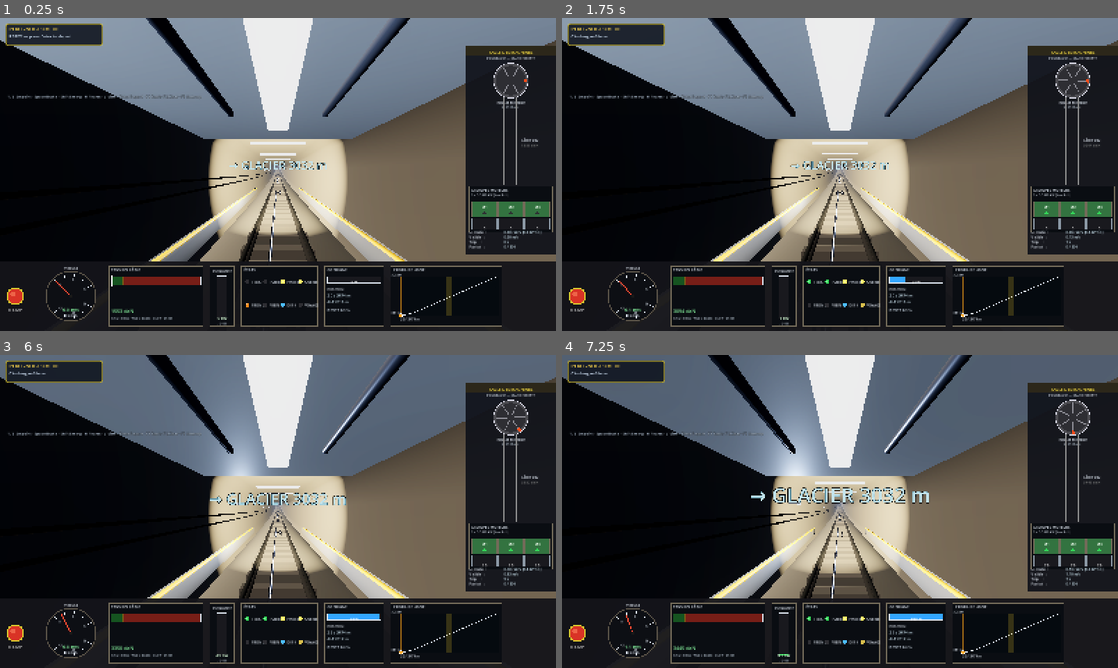
Above: before the commit, frames 1-4 (two rows, left to right).
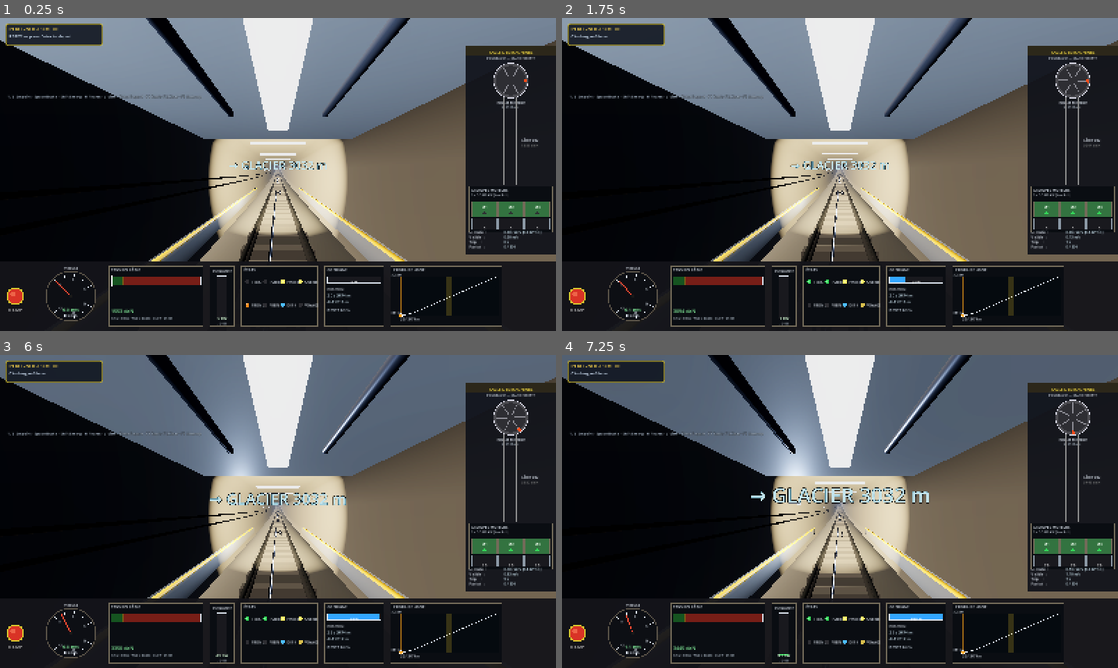
Above: after the commit, the same moments.

Repository: ARP273-ROSE/perce-neige-sim
Game: Godot game, scene res://scenes/main.tscn
The game is run twice, just before and just after one commit, with the same random seed, the same clock (stepped at 60 frames per second) and the same inputs.
Inputs:
- Up to frame 1 (0.25 s): no input
- Up to frame 2 (1.75 s): tap Enter (ready_depart) at 0.5, 1.35 s; hold Up (speed_up) 0.53-1.28 s; tap Shift (emergency) at 0.6 s; hold Space (brake) from 1.28 s (still down)
- Up to frame 3 (6 s): release Space (brake) at 2.03 s; hold Up (speed_up) 2.03-3.53 s; tap one key every 0.75 s from 2.1 s: H (toggle_headlights) V (toggle_view) Shift (emergency) Enter (ready_depart) H (toggle_headlights) V (toggle_view); hold Space (brake) 3.53-5.78 s; hold Up (speed_up) from 5.78 s (still down)
- Up to frame 4 (7.25 s): keep holding Up (speed_up); tap Shift (emergency) at 6.6 s

The runs differ from the first frame. In frame 1, 0.7% of the frame differs, in the area x 26-72%, y 56-78%; in frame 2, 1.4%, in the area x 26-74%, y 59-78%; in frame 3, 1.3%; in frame 4, 1.0%.

Commit message:
feat(godot): signaux LED verts au croisement Abt
Sur les photos v1_17 et les frames V2 d'entrée du loop, on voit
clairement 2 LED vertes côte à côte brillant au plafond au-dessus
du croisement (signal "voie libre").

Ajout de _add_crossing_signals() dans TunnelLights, qui place 3
paires de LED vertes (sphères émissives + OmniLight3D) :
  - à l'entrée du loop  (PASSING_START + 4 m)
  - au centre du loop    (mid-chamber)
  - à la sortie du loop  (PASSING_END - 4 m)

Énergie 3.0, range 6 m, émissive ×8 pour bien percer le brouillard
volumétrique. Pas d'ombre projetée.

La géométrie de la chambre de croisement elle-même (largeur, courbes
des voies divergentes) est déjà gérée par tunnel_builder.gd et
track_builder.gd via passing_loop_offset() — ce commit n'ajoute que
la signalétique manquante.

Diff:
--- a/godot_project/scripts/tunnel_lights.gd
+++ b/godot_project/scripts/tunnel_lights.gd
@@ -46,6 +46,59 @@
 			_add_neon(s, neon_mesh, neon_mat, neon_color)
 		s += spacing_m
 
+	# Signaux LED vertes au plafond de chaque entrée du croisement Abt
+	# (cf. photos v1_17 et frames V2 d'entrée du loop : on voit 2 LED
+	# vertes brillantes côte à côte au-dessus du tunnel à chaque bout
+	# de la chambre).
+	_add_crossing_signals()
+
+
+func _add_crossing_signals() -> void:
+	var green: Color = Color(0.3, 1.0, 0.4)
+	var led_mat: StandardMaterial3D = StandardMaterial3D.new()
+	led_mat.albedo_color = Color(0.8, 1.0, 0.85)
+	led_mat.emission_enabled = true
+	led_mat.emission = green
+	led_mat.emission_energy_multiplier = 8.0
+	led_mat.shading_mode = BaseMaterial3D.SHADING_MODE_UNSHADED
+
+	var led_mesh: SphereMesh = SphereMesh.new()
+	led_mesh.radius = 0.06
+	led_mesh.height = 0.12
+	led_mesh.radial_segments = 10
+	led_mesh.rings = 6
+
+	# Placer une paire (côte à côte) à chaque bord du loop + une au milieu.
+	var ceiling_y: float = 1.55  # un peu sous le plafond du tunnel (R=1.95)
+	var pair_dx: float = 0.18    # écart entre les 2 LED de la paire
+	var positions: Array = [
+		PNConstants.PASSING_START + 4.0,
+		(PNConstants.PASSING_START + PNConstants.PASSING_END) * 0.5,
+		PNConstants.PASSING_END - 4.0,
+	]
+	for s_led in positions:
+		var xform: Transform3D = tunnel.transform_at(s_led)
+		var right: Vector3 = xform.basis.x
+		var up: Vector3 = xform.basis.y
+		var base_pos: Vector3 = xform.origin + up * ceiling_y
+		for side in [-1.0, 1.0]:
+			var pos: Vector3 = base_pos + right * (pair_dx * side)
+			# Lumière diffuse omnidirectionnelle
+			var light: OmniLight3D = OmniLight3D.new()
+			light.position = pos
+			light.light_color = green
+			light.light_energy = 3.0
+			light.omni_range = 6.0
+			light.shadow_enabled = false
+			add_child(light)
+			# Mesh visible (sphère émissive)
+			var led: MeshInstance3D = MeshInstance3D.new()
+			led.mesh = led_mesh
+			led.set_surface_override_material(0, led_mat)
+			led.cast_shadow = GeometryInstance3D.SHADOW_CASTING_SETTING_OFF
+			add_child(led)
+			led.global_position = pos
+
 
 func _add_neon(s: float, mesh: BoxMesh, neon_mat: StandardMaterial3D, color: Color) -> void:
 	var xform: Transform3D = tunnel.transform_at(s)
